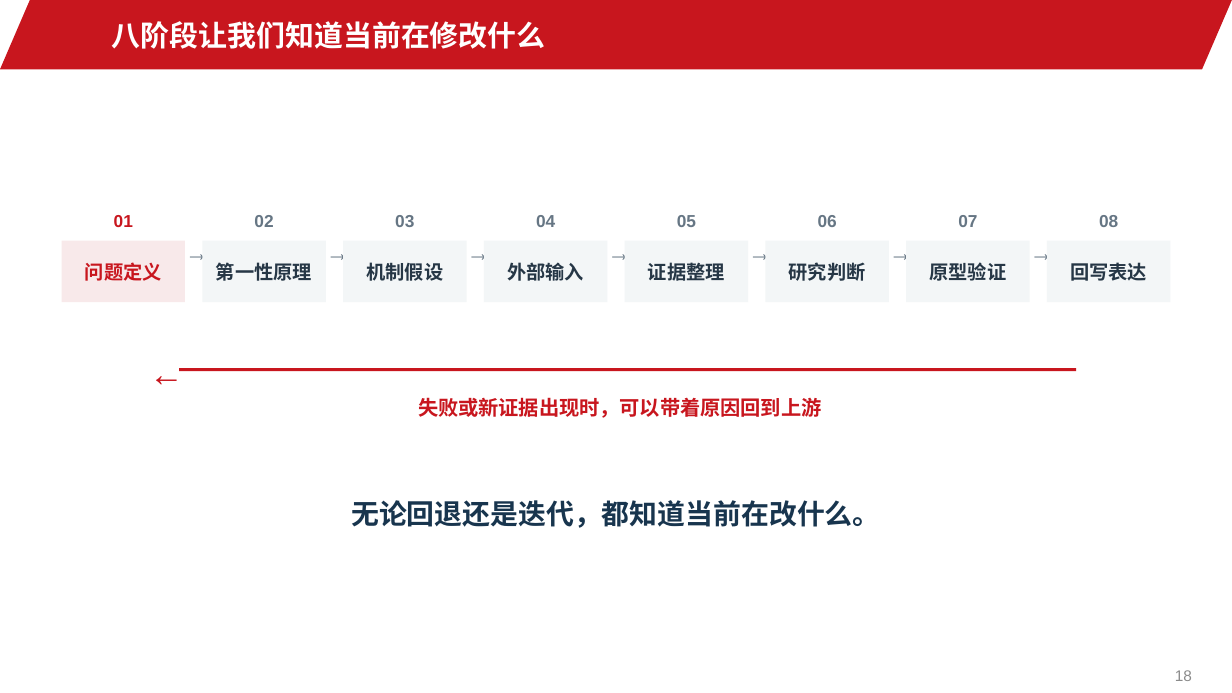
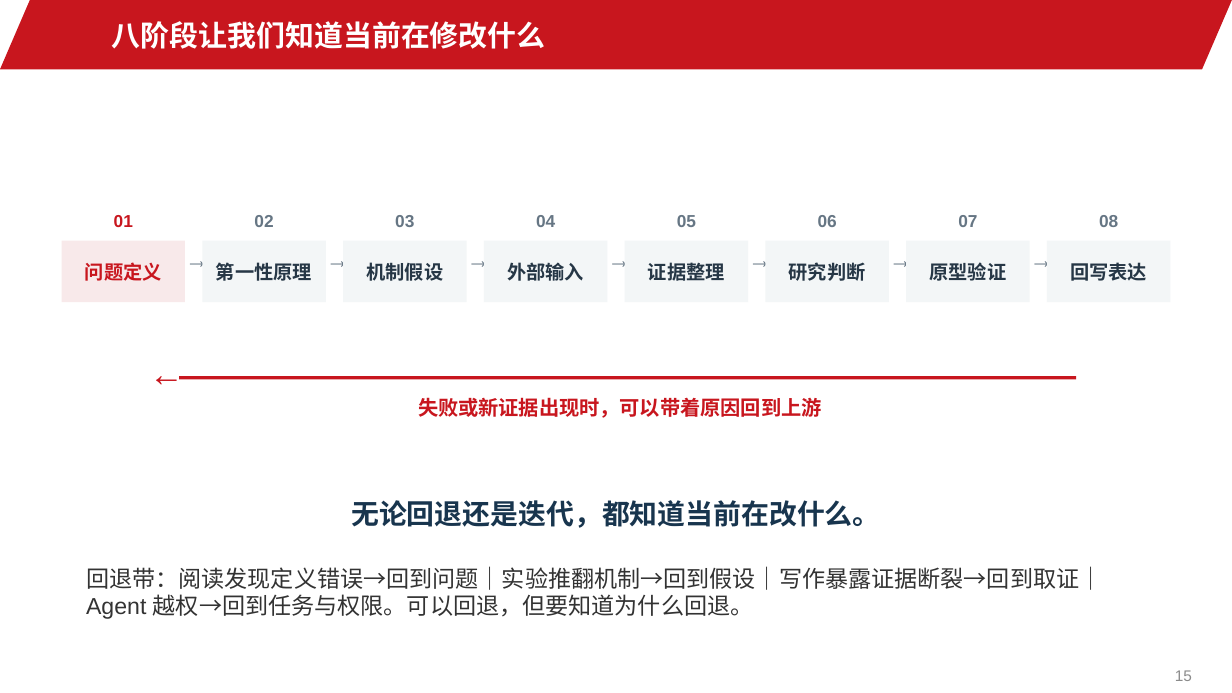
Before and after one commit to jinyh/ai4research, a slide deck: slide 15 of lessons/lesson-01/slides.pptx (slide 18 before the commit). Drawn at 1232x693 pixels with LibreOffice and Linux fonts; fonts in the diff are those of the drawing; background and template pictures are left out. Boxes give left, top, right and bottom in pixels: in the first picture for what was removed or moved away, otherwise in the second. Text is boxed around its words. In the diff, an @@ line names an element or a change of style, - is before the commit and + after.

```diff
--- a/lessons/lesson-01/slides.pptx
+++ b/lessons/lesson-01/slides.pptx
@@ 7 texts: place and size @@
-7 texts at bbox=[177, 233, 1055, 272]
+7 texts at bbox=[177, 239, 1055, 278]
@@ rectangle: place and size @@
-rectangle at bbox=[179, 368, 1077, 371]
+rectangle at bbox=[179, 376, 1077, 380]
@@ text added at bbox=[86, 566, 1102, 619], 18 pt, text #333333 @@
+回退带：阅读发现定义错误→回到问题｜实验推翻机制→回到假设｜写作暴露证据断裂→回到取证｜Agent 越权→回到任务与权限。可以回退，但要知道为什么回退。
@@ page number at bbox=[1175, 670, 1192, 681]: text changed @@
-18
+15
```
Also in this commit, not shown: 11 other slides changed, 4 slides removed, 18 other files.
